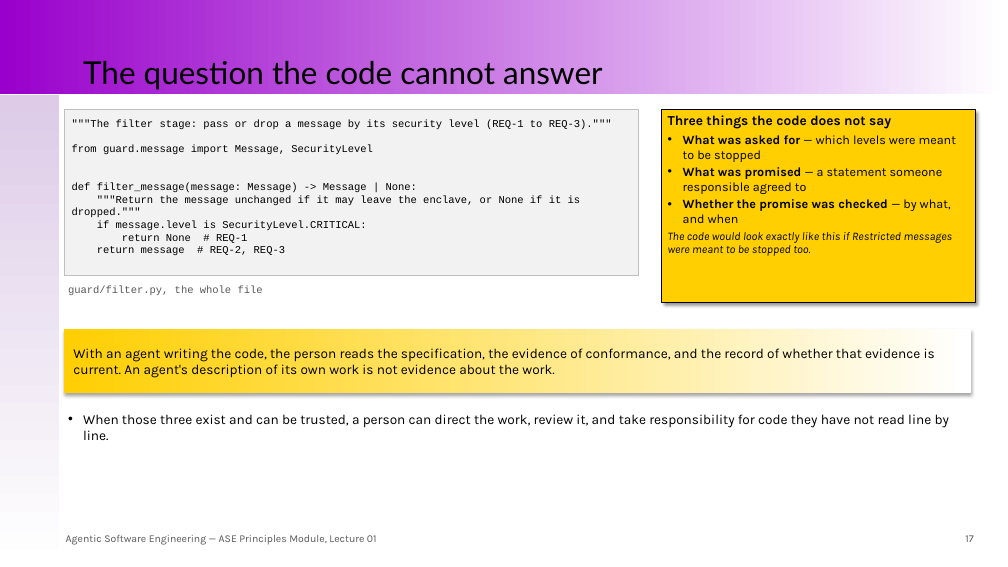
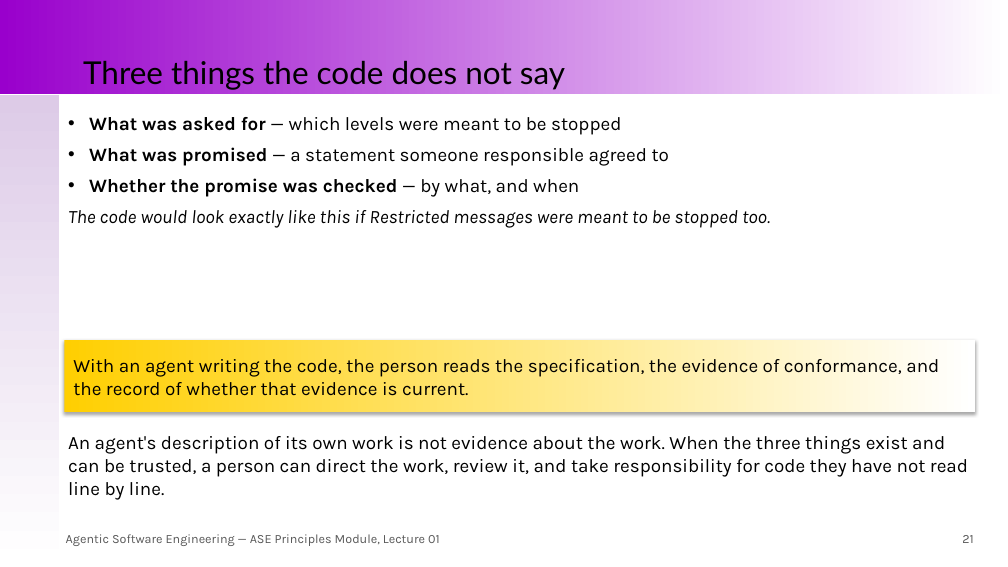
Before and after one commit to santoslab/agentic-software-engineering-public, a slide deck: slide 21 of module-ase-principles/slides/lecture-01-intent-specifications-realizations-and-judgments.pptx (slide 17 before the commit). Drawn at 1008x567 pixels with LibreOffice and Linux fonts; fonts in the diff are those of the drawing. Boxes give left, top, right and bottom in pixels: in the first picture for what was removed or moved away, otherwise in the second. Text is boxed around its words. In the diff, an @@ line names an element or a change of style, - is before the commit and + after.

```diff
--- a/module-ase-principles/slides/lecture-01-intent-specifications-realizations-and-judgments.pptx
+++ b/module-ase-principles/slides/lecture-01-intent-specifications-realizations-and-judgments.pptx
@@ title at (83, 60, 565, 90): text changed @@
-The question the code cannot answer
+Three things the code does not say
@@ text "What was asked for — ...": place and size @@
-text "What was asked for — ..." at (662, 110, 975, 302)
+text "What was asked for — ..." at (68, 117, 770, 228)
@@ text "What was asked for — ..." at (68, 117, 770, 228): size 12 to 18 pt in "What was asked for — which levels ...", "What was promised — a statement someone ...", "Whether the promise was checked — by ..."; size 11 to 18 pt in "The code would look exactly like this ..."; indent changed; more space between paragraphs; fill #FFCF01 to none; outline #000000 0.75 pt to none; shadow off @@
@@ rectangle removed at (64, 110, 639, 276) @@
-"""The filter stage: pass or drop a message by its security level (REQ-1 to REQ-3)."""
-from guard.message import Message, SecurityLevel
-def filter_message(message: Message) -> Message | None:
-"""Return the message unchanged if it may leave the enclave, or None if it is dropped."""
-if message.level is SecurityLevel.CRITICAL:
-return None # REQ-1
-return message # REQ-2, REQ-3
@@ text at (668, 115, 891, 129): paragraph removed @@
-Three things the code does not say
@@ text removed at (68, 286, 263, 295) @@
-guard/filter.py, the whole file
@@ rectangle "With an agent writing the ...": place and size @@
-rectangle "With an agent writing the ..." at (64, 329, 972, 393)
+rectangle "With an agent writing the ..." at (64, 340, 975, 412)
@@ text in rectangle at (73, 359, 939, 396): text changed; size 13 to 18 pt @@
-With an agent writing the code, the person reads the specification, the evidence of conformance, and the record of whether that evidence is current. An agent's description of its own work is not evidence about the work.
+With an agent writing the code, the person reads the specification, the evidence of conformance, and the record of whether that evidence is current.
@@ text at (68, 436, 968, 500): text changed; size 13 to 18 pt @@
-• When those three exist and can be trusted, a person can direct the work, review it, and take responsibility for code they have not read line by line.
+An agent's description of its own work is not evidence about the work. When the three things exist and can be trusted, a person can direct the work, review it, and take responsibility for code they have not read line by line.
@@ text "Agentic Software Engineering — ASE ..." at (66, 534, 440, 546): size 10 to 12 pt @@
@@ text added at (962, 535, 973, 543), 12 pt, text #595959 @@
+21
@@ text removed at (965, 535, 973, 542) @@
-17
```
Also in this commit, not shown: 38 other slides changed, 16 slides added, 1 other file.
